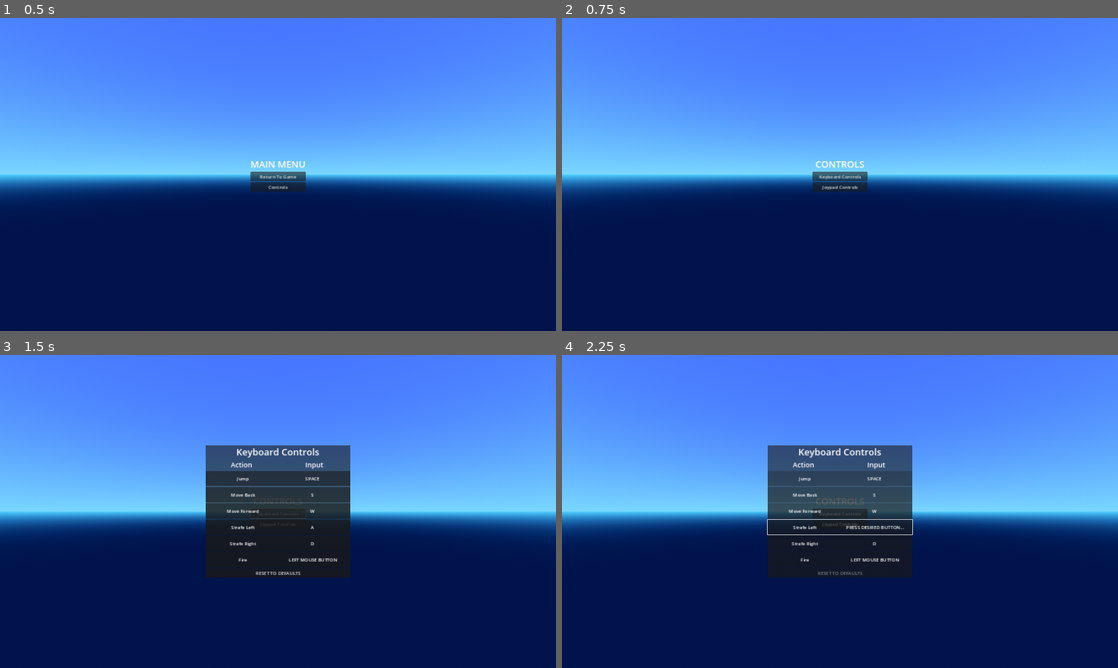
Above: before the commit, frames 1-4 (two rows, left to right).
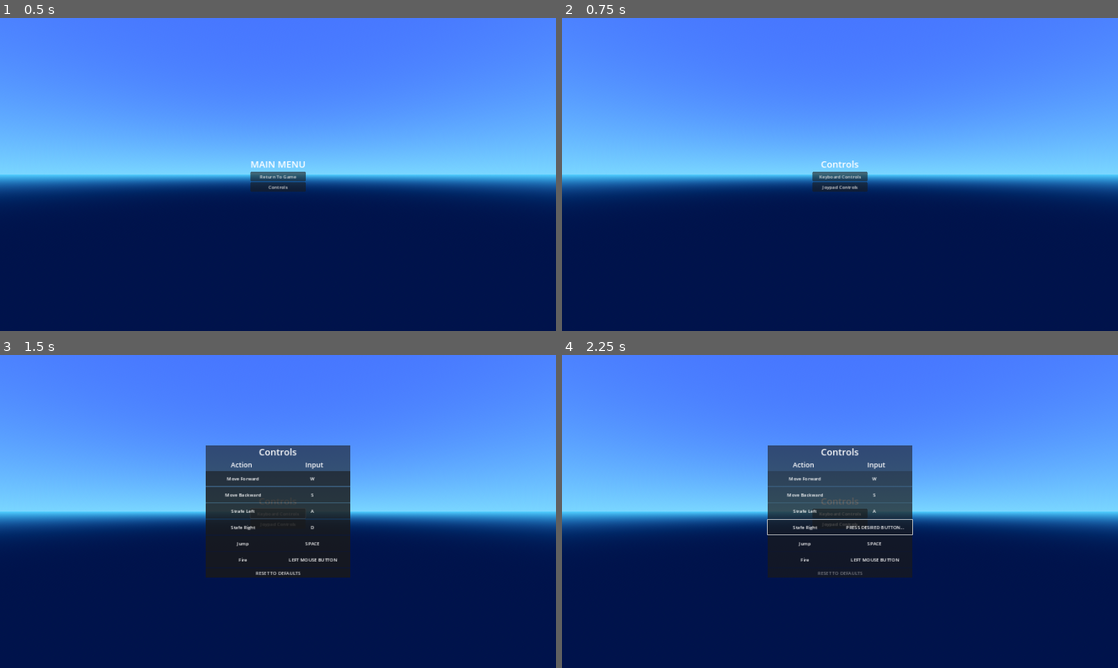
Above: after the commit, the same moments.

Repository: ditherworks/ditherworks_tools
Game: Godot game, scene res://demo/scenes/demo_world.tscn
Same seed, same stepped clock (60 frames per second), same inputs: the game is played once before the commit and once after it.
Inputs:
- Up to frame 1 (0.5 s): no input
- Up to frame 2 (0.75 s): click "Controls" at 0.5 s
- Up to frame 3 (1.5 s): click "Keyboard Controls" at 1.25 s
- Up to frame 4 (2.25 s): click "Joypad Controls" at 2 s

Frame 1 is identical in both runs. In frame 2, 0.1% of the frame differs, in the area x 45-55%, y 45-48%; in frame 3, 0.5%; in frame 4, 0.5%, in the area x 40-58%, y 29-62%.

Commit message:
input mapper
- action list is now array so it maintains ordering

Diff:
--- a/demo/scenes/front_end/controls_screen.tscn
+++ b/demo/scenes/front_end/controls_screen.tscn
@@ -36,7 +36,7 @@
 
 [node name="Header" type="Label" parent="VBoxContainer"]
 layout_mode = 2
-text = "CONTROLS"
+text = "Controls"
 label_settings = SubResource("LabelSettings_dmouo")
 horizontal_alignment = 1
 vertical_alignment = 1
@@ -67,14 +67,6 @@
 offset_bottom = 81.5
 grow_horizontal = 2
 grow_vertical = 2
-_action_labels = {
-"jump": "Jump",
-"move_backward": "Move Back",
-"move_forward": "Move Forward",
-"move_left": "Strafe Left",
-"move_right": "Strafe Right",
-"shoot": "Fire"
-}
 
 [node name="PadMapper" parent="." instance=ExtResource("2_eka2q")]
 visible = false
@@ -90,9 +82,6 @@
 offset_bottom = 81.5
 grow_horizontal = 2
 grow_vertical = 2
-_action_labels = {
-"jump": "Jump",
-"shoot": "Fire"
-}
+_valid_actions = Array[PackedStringArray]([PackedStringArray("jump", "Jump"), PackedStringArray("shoot", "Fire")])
 _type = 1
 _pad_icons = ExtResource("3_mxk5n")
--- a/demo/scenes/front_end/input_mapper.tscn
+++ b/demo/scenes/front_end/input_mapper.tscn
@@ -9,20 +9,12 @@
 [sub_resource type="LabelSettings" id="LabelSettings_vn2kw"]
 font_size = 24
 
-[node name="InputMapper" type="PanelContainer" node_paths=PackedStringArray("_header", "_buttons_parent", "_reset_button")]
+[node name="InputMapper" type="PanelContainer" node_paths=PackedStringArray("_buttons_parent", "_reset_button")]
 offset_right = 500.0
 offset_bottom = 52.0
 script = ExtResource("1_bk6er")
 _button_scene = ExtResource("2_gsnpu")
-_action_labels = {
-"jump": "Jump",
-"move_backward": "Move Back",
-"move_forward": "Move Forward",
-"move_left": "Strafe Left",
-"move_right": "Strafe Right",
-"shoot": "Fire1"
-}
-_header = NodePath("Content/Header")
+_valid_actions = Array[PackedStringArray]([PackedStringArray("move_forward", "Move Forward"), PackedStringArray("move_backward", "Move Backward"), PackedStringArray("move_left", "Strafe Left"), PackedStringArray("move_right", "Stafe Right"), PackedStringArray("jump", "Jump"), PackedStringArray("shoot", "Fire")])
 _buttons_parent = NodePath("Content/Buttons")
 _reset_button = NodePath("Content/Reset")
 
--- a/input_mapper/input_mapper.gd
+++ b/input_mapper/input_mapper.gd
@@ -13,8 +13,7 @@
 
 # Members
 @export var _button_scene : PackedScene
-@export var _action_labels : Dictionary
-@export var _header : Label
+@export var _valid_actions : Array[PackedStringArray]	# [action_name, in-game text label]
 @export var _buttons_parent : Control
 @export var _reset_button : Button
 @export var _type : InputType
@@ -25,9 +24,6 @@
 
 # Default Callbacks
 func _ready() -> void:
-	if _header:
-		_header.text = "Keyboard Controls" if _type == InputType.Keyboard else "Joypad Controls"
-
 	_reset_button.pressed.connect(_reset)
 
 	_load()
@@ -51,7 +47,7 @@
 # Private Functions
 func _save() -> void:
 	if _dirty:
-		InputData.new().save(_action_labels.keys(), FILE_PATH)
+		InputData.new().save(_get_valid_action_names(), FILE_PATH)
 		_dirty = false
 
 
@@ -78,17 +74,17 @@
 
 	# create new buttons
 	if _button_scene:
-		for action : String in _action_labels:
-			_add_button(action)
+		for action : PackedStringArray in _valid_actions:
+			_add_button(action[0], action[1])
 
 
-func _add_button(action: String) -> void:
+func _add_button(action: String, label: String) -> void:
 	var event := _get_first_event(InputMap.action_get_events(action))
 	if event:
 		var button := _button_scene.instantiate() as InputMapperButton
 		button.register_icons(_pad_icons)
 		_buttons_parent.add_child(button)
-		button.configure(action, _action_labels[action], event)
+		button.configure(action, label, event)
 		button.remap_begin.connect(_enable_buttons.bind(false))
 		button.remap_complete.connect(_enable_buttons.bind(true))
 
@@ -107,6 +103,13 @@
 	return null
 
 
+func _get_valid_action_names() -> Array[String]:
+	var list : Array[String]
+	for entry : PackedStringArray in _valid_actions:
+		list.push_back(entry[0])
+	return list
+
+
 func _enable_buttons(enable : bool) -> void:
 	for button : Button in _buttons_parent.get_children():
 		button.disabled = not enable
